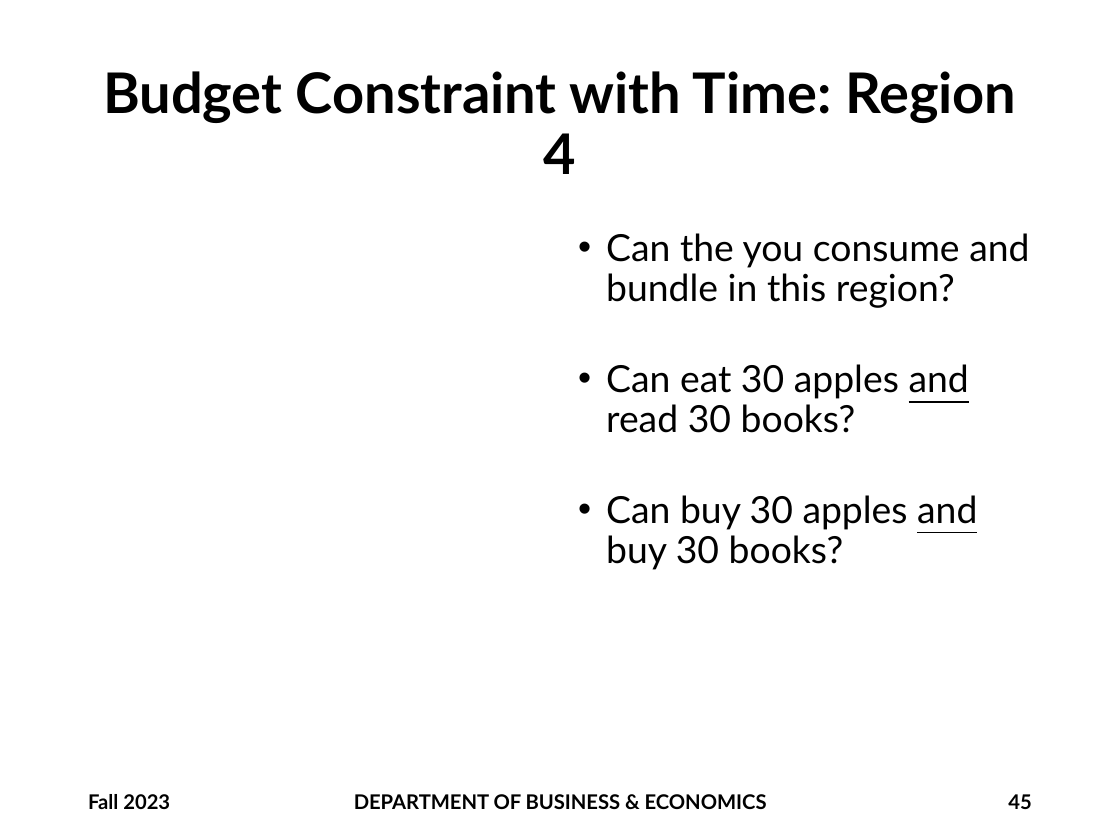
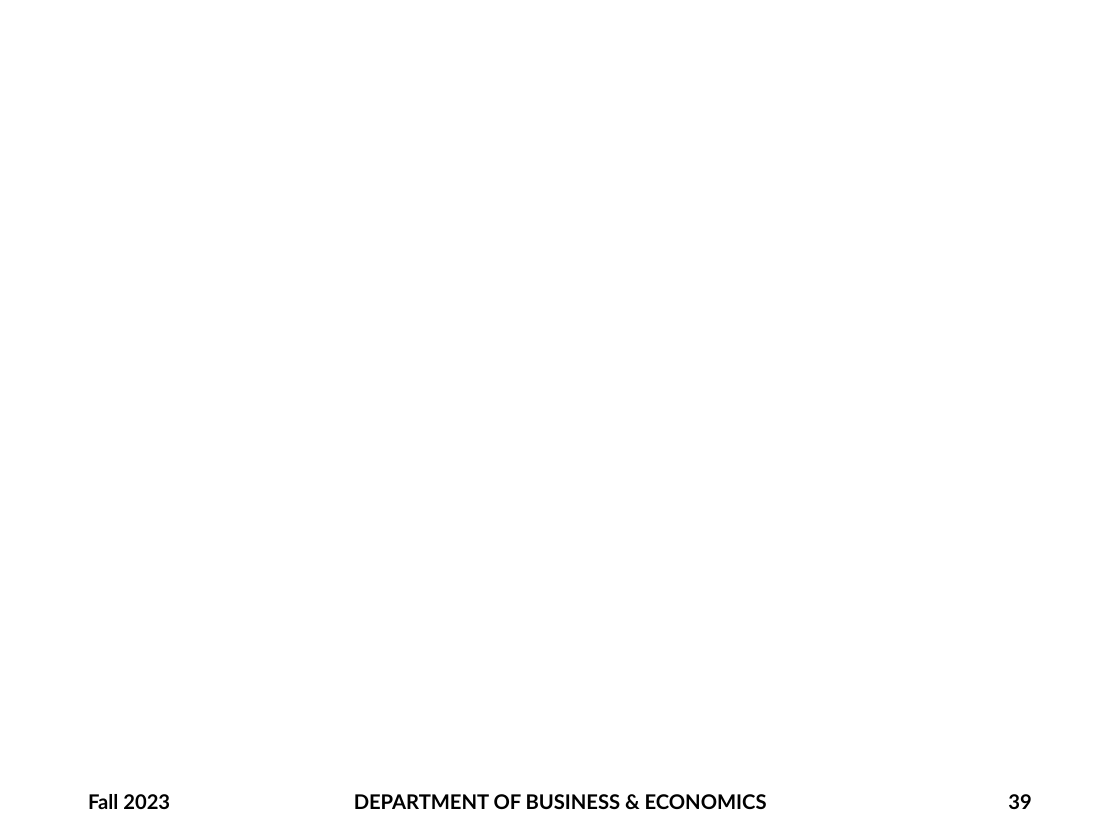
Before and after one commit to brianhwpark/brianhwpark.github.io, a slide deck: slide 39 of files/teaching-resources/monmouthcollege-econ-300/ECON300-LEC02.pptx (slide 45 before the commit). Drawn at 1120x840 pixels with LibreOffice and Linux fonts; fonts in the diff are those of the drawing; background and template pictures are left out. Boxes give left, top, right and bottom in pixels: in the first picture for what was removed or moved away, otherwise in the second. Text is boxed around its words. In the diff, an @@ line names an element or a change of style, - is before the commit and + after.

```diff
--- a/files/teaching-resources/monmouthcollege-econ-300/ECON300-LEC02.pptx
+++ b/files/teaching-resources/monmouthcollege-econ-300/ECON300-LEC02.pptx
@@ title removed at (103,71,1017,174) @@
-Budget Constraint with Time: Region 4
@@ text removed at (606,233,1029,570) @@
-• Can the you consume and bundle in this region?
-• Can eat 30 apples and read 30 books?
-• Can buy 30 apples and buy 30 books?
@@ page number at (1008,794,1031,809): text changed @@
-45
+39
```
Also in this commit, not shown: 1 other slide changed, 20 slides added, 1 other file.
